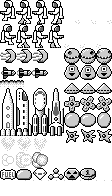
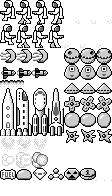
Before/after of a (112, 196) layered artwork. What changed in the layer stack:
renamed "boosts.png" to "boosts(1).png", painted on it over [16, 169, 32, 178]
renamed "Enemy 5.png" to "Enemy 5 (1).png", painted on it over [64, 69, 112, 80]
